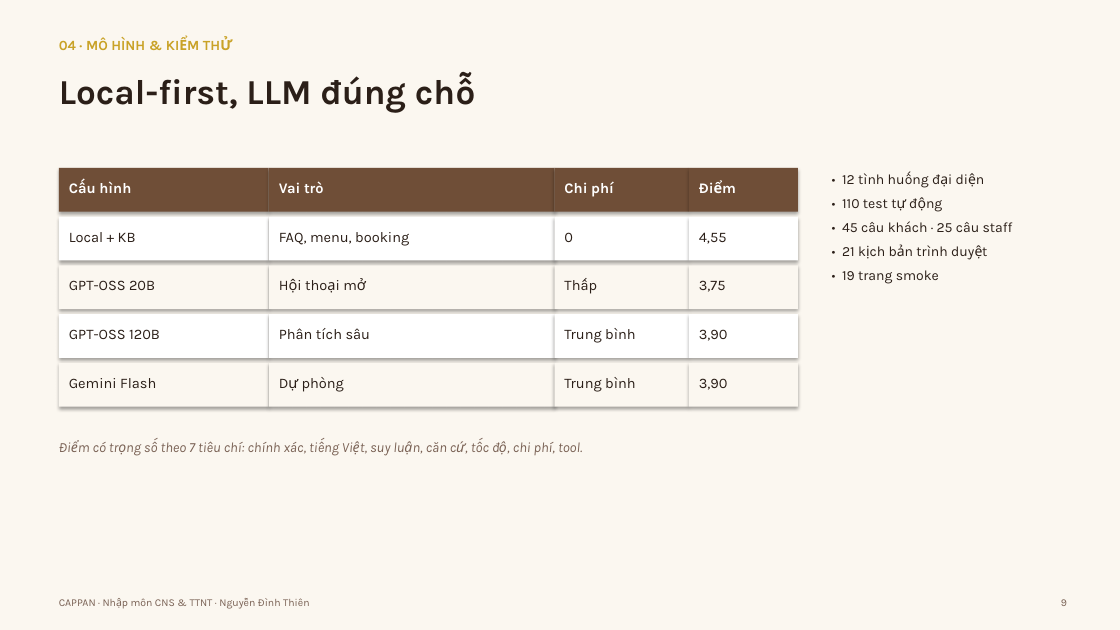
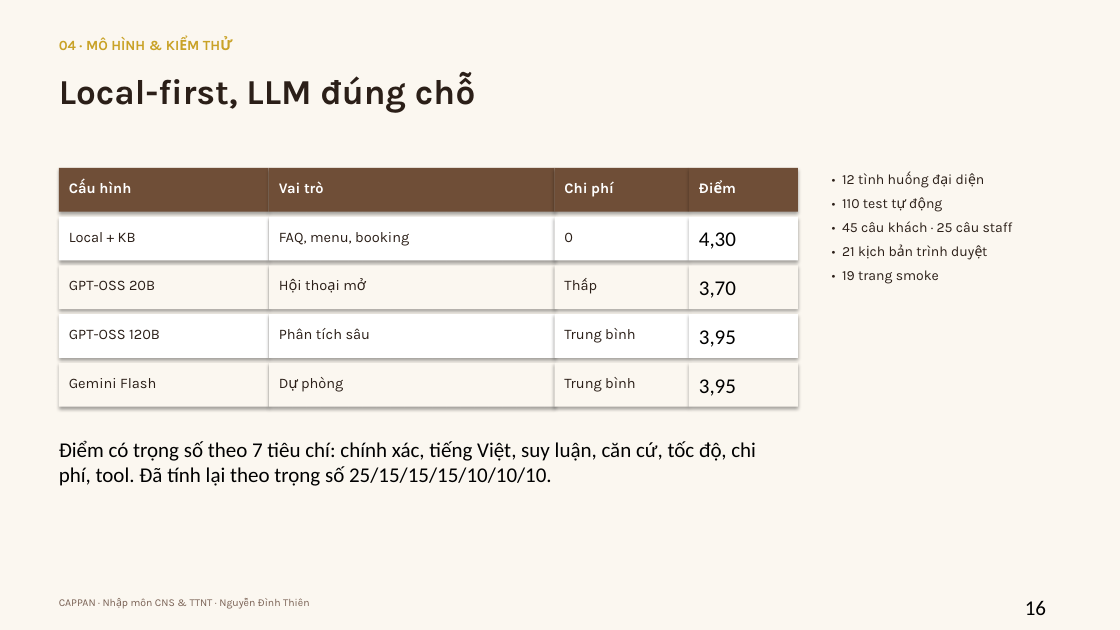
Before and after one commit to cappannguyen-0901/cappanwebdemo, a slide deck: slide 16 of cappan-slides.ppt (slide 9 before the commit). Drawn at 1120x630 pixels with LibreOffice and Linux fonts; fonts in the diff are those of the drawing. Boxes give left, top, right and bottom in pixels: in the first picture for what was removed or moved away, otherwise in the second. Text is boxed around its words. In the diff, an @@ line names an element or a change of style, - is before the commit and + after.

```diff
--- a/cappan-slides.ppt
+++ b/cappan-slides.ppt
@@ text at (x1=699, y1=232, x2=736, y2=249): text changed; size 12.5 to 18 pt; font Karla to Calibri; text colour #2B1F18 to #000000 @@
-4,55
+4,30
@@ text at (x1=699, y1=281, x2=736, y2=298): text changed; size 12.5 to 18 pt; font Karla to Calibri; text colour #2B1F18 to #000000 @@
-3,75
+3,70
@@ text at (x1=699, y1=330, x2=736, y2=347): text changed; size 12.5 to 18 pt; font Karla to Calibri; text colour #2B1F18 to #000000 @@
-3,90
+3,95
@@ text at (x1=699, y1=379, x2=736, y2=396): text changed; size 12.5 to 18 pt; font Karla to Calibri; text colour #2B1F18 to #000000 @@
-3,90
+3,95
@@ text at (x1=59, y1=440, x2=756, y2=486): text changed; size 12 to 18 pt; font Karla to Calibri; text colour #7A6255 to #000000; italic off @@
-Điểm có trọng số theo 7 tiêu chí: chính xác, tiếng Việt, suy luận, căn cứ, tốc độ, chi phí, tool.
+Điểm có trọng số theo 7 tiêu chí: chính xác, tiếng Việt, suy luận, căn cứ, tốc độ, chi phí, tool. Đã tính lại theo trọng số 25/15/15/15/10/10/10.
@@ text at (x1=1025, y1=600, x2=1046, y2=615): text changed; size 9 to 18 pt; font Karla to Calibri; text colour #7A6255 to #000000 @@
-9
+16
```
Also in this commit, not shown: 11 other slides changed, 8 slides added, 1 slide removed, 1 other file.
